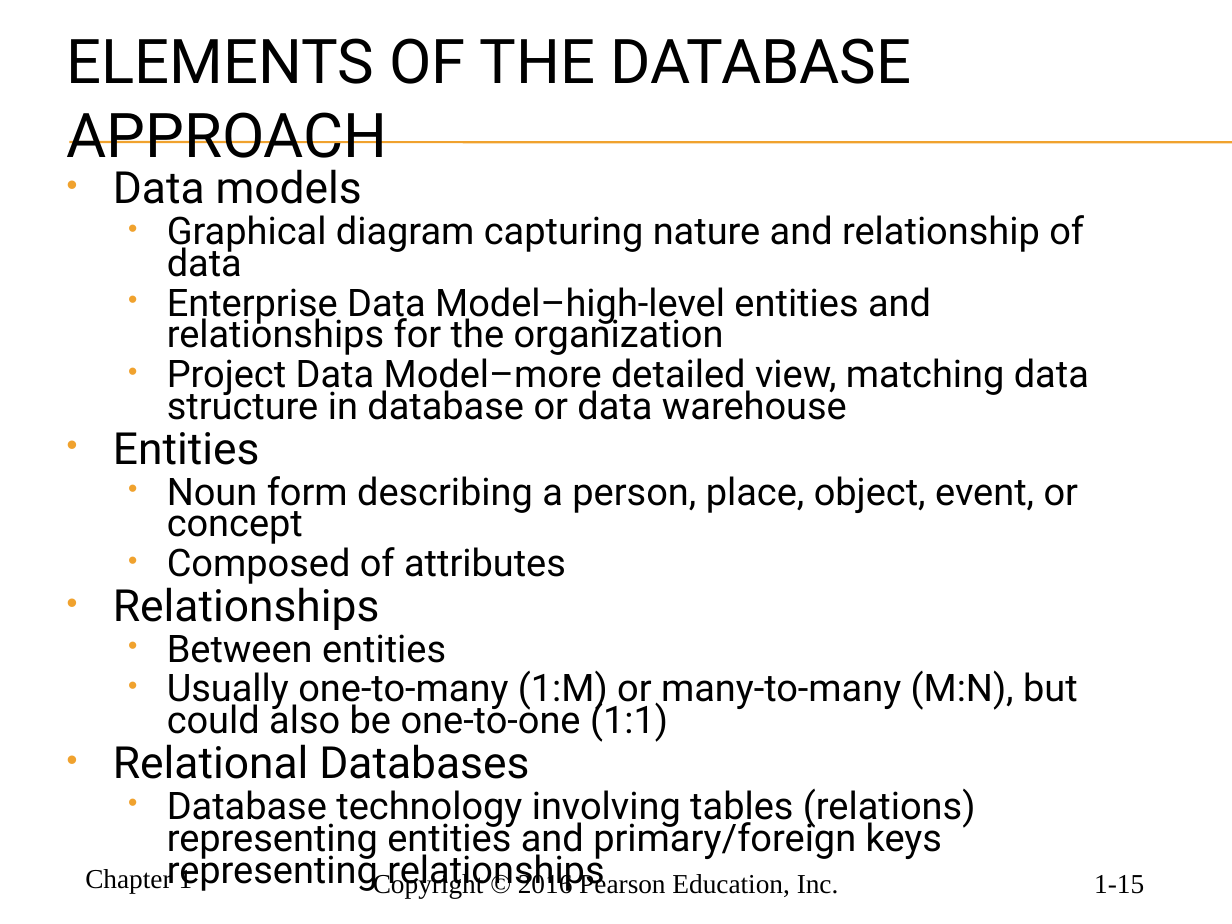
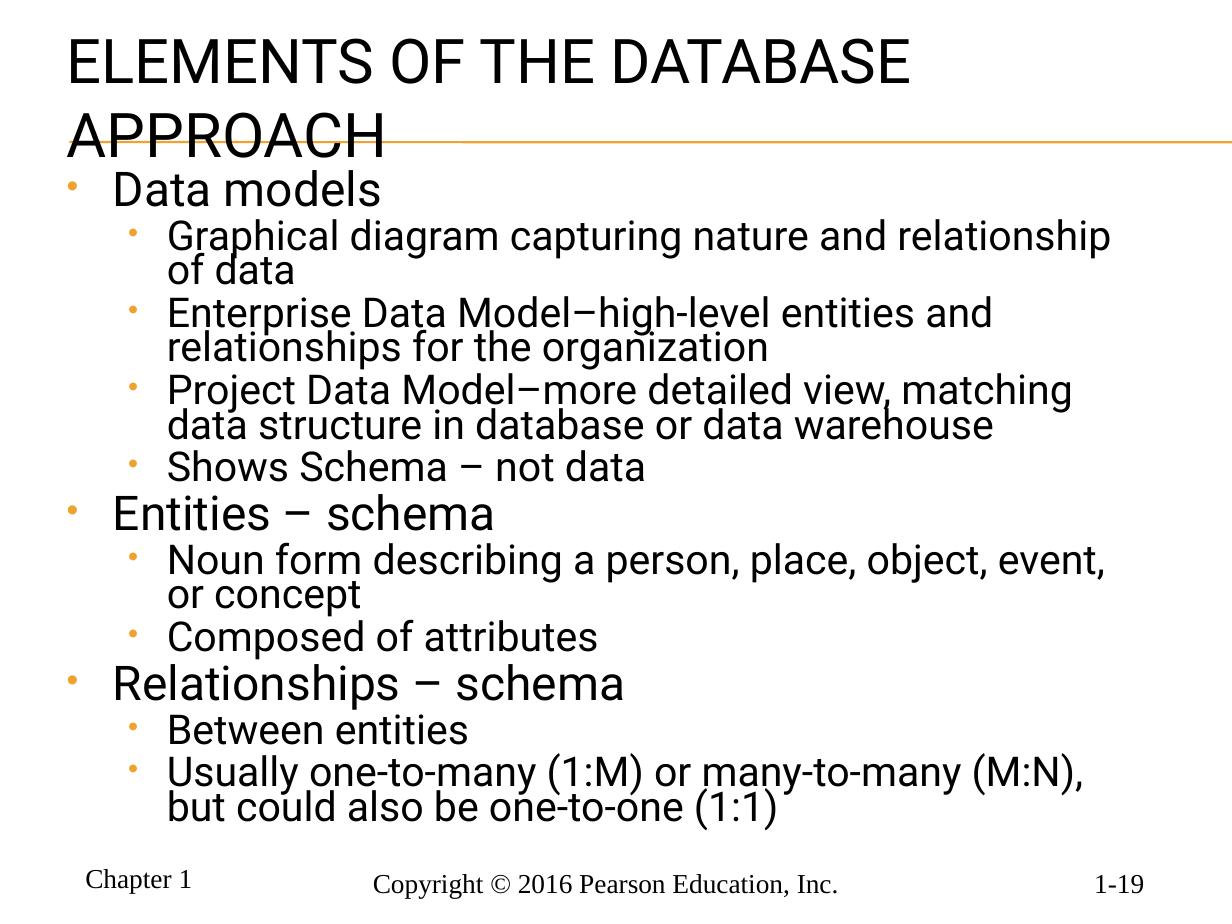
Before and after one commit to ccrngd1/SCTD-DWD271-IntroDB, a slide deck: slide 19 of hoffer_mdm12e_pp_ch01.pptx (slide 15 before the commit). Drawn at 1232x924 pixels with LibreOffice and Linux fonts; fonts in the diff are those of the drawing; background and template pictures are left out. Boxes give left, top, right and bottom in pixels: in the first picture for what was removed or moved away, otherwise in the second. Text is boxed around its words. In the diff, an @@ line names an element or a change of style, - is before the commit and + after.

```diff
--- a/hoffer_mdm12e_pp_ch01.pptx
+++ b/hoffer_mdm12e_pp_ch01.pptx
@@ text at box(113, 170, 1111, 830): size 25.9 to 28 pt in "Data models"; size 22.2 to 24 pt in "Graphical diagram capturing nature and relationship of ...", "Enterprise Data Model–high-level entities and relationships  ...", "Project Data Model–more detailed view, matching data ...", "Noun form describing a person, place, object, ..." and 3 more places @@
@@ text at box(113, 450, 646, 531): text changed; size 25.9 to 24 pt @@
-• Entities
+  • Shows Schema – not data
+• Entities – schema
@@ text at box(113, 656, 625, 710): text changed; size 25.9 to 28 pt @@
-• Relationships
+• Relationships – schema
@@ text at box(113, 744, 976, 892): paragraphs removed @@
-• Relational Databases
-  • Database technology involving tables (relations) representing entities and primary/foreign keys representing relationships
@@ page number at box(1094, 875, 1144, 894): text changed @@
-1-15
+1-19
```
Also in this commit, not shown: 2 other slides changed, 5 slides added, 2 slides removed.
